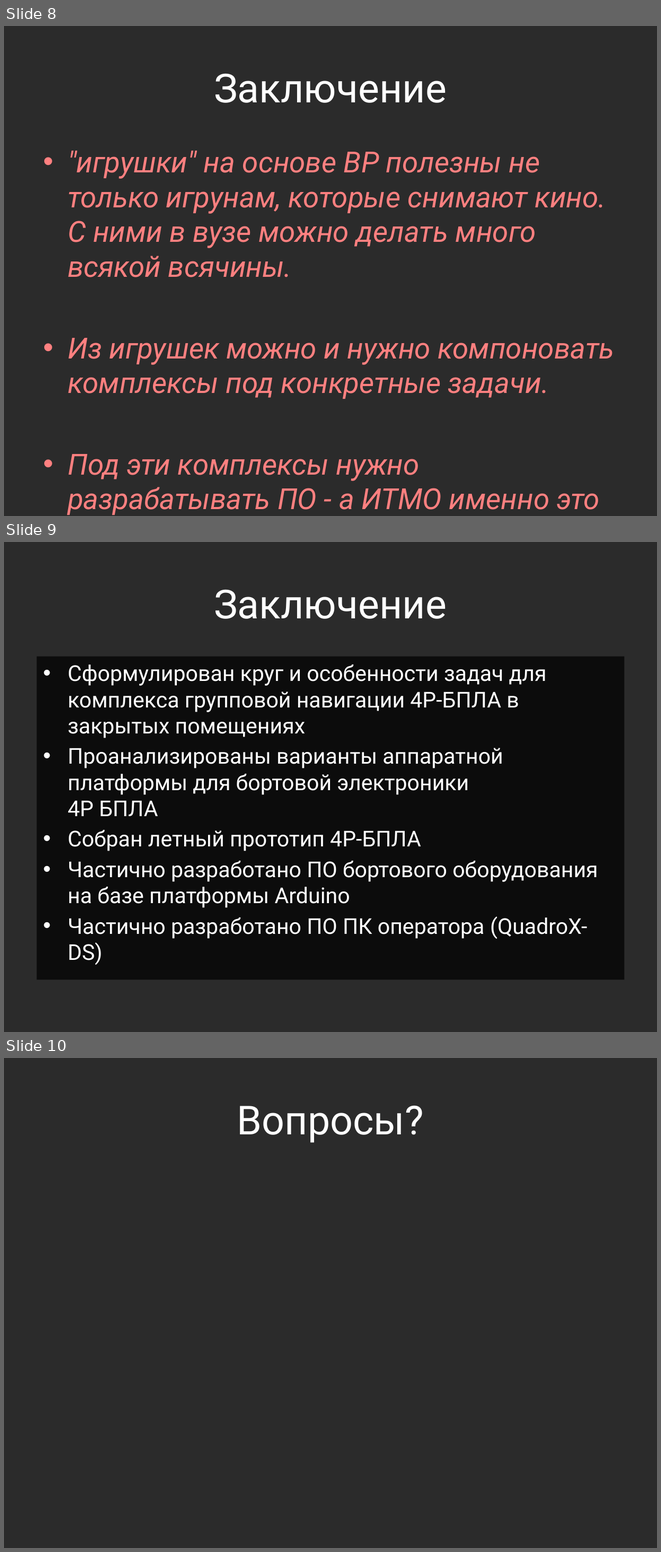
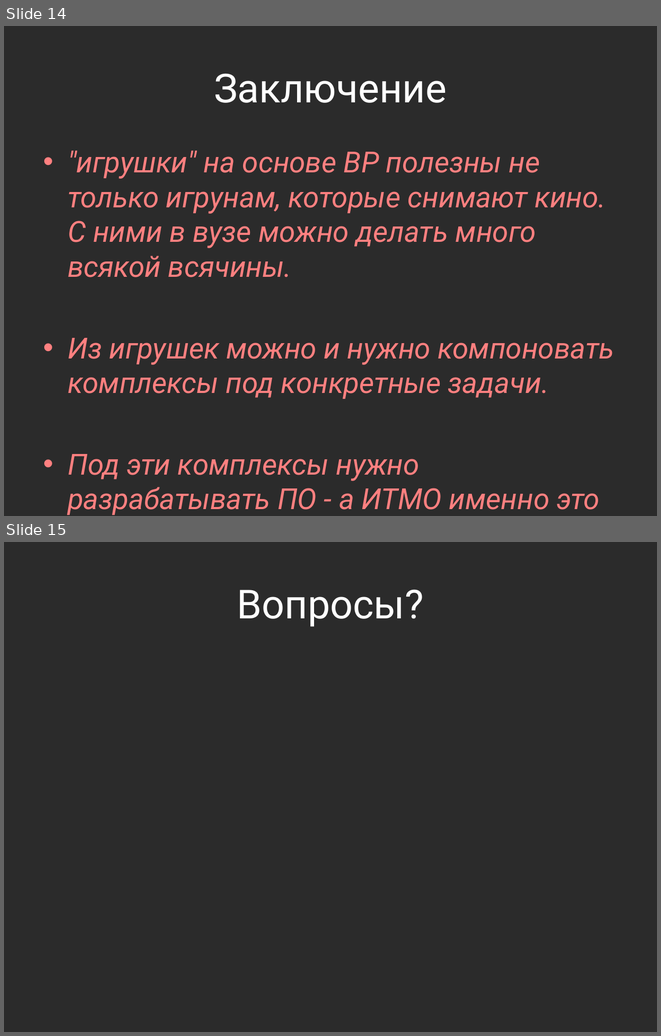
Before and after one commit to Jacobi20/quadro-xds, a slide deck: Docs/IT_Moscow.pptx. Shown one above the other, each under a label of ours: slides 8, 9 and 10 before the commit, slides 14 and 15 after it. The pictures are 661x1552 and 661x1036 pixels, drawn with LibreOffice and Linux fonts; fonts in the diff are those of the drawing; background and template pictures are left out; a plain dark background stands for a picture behind light text. Boxes give left, top, right and bottom in pixels: in the first picture for what was removed or moved away, otherwise in the second. Text is boxed around its words. In the diff, an @@ line names an element or a change of style, - is before the commit and + after.

```diff
--- a/Docs/IT_Moscow.pptx
+++ b/Docs/IT_Moscow.pptx
@@ slide 9 removed at (4, 542, 657, 1032), background picture (left out) @@
@@ title removed at (214, 589, 447, 619) @@
-Заключение
@@ text removed at (37, 656, 624, 979) @@
-• Сформулирован круг и особенности задач для комплекса групповой навигации 4Р-БПЛА в закрытых помещениях
-• Проанализированы варианты аппаратной платформы для бортовой электроники
-  4Р БПЛА
-• Собран летный прототип 4Р-БПЛА
-• Частично разработано ПО бортового оборудования на базе платформы Arduino
-• Частично разработано ПО ПК оператора (QuadroX-DS)
@@ what was slide 8 is now slide 14 @@
@@ what was slide 10 is now slide 15 @@
```
Also in this commit, not shown: 1 slide changed, 6 slides added, 3 other files.
